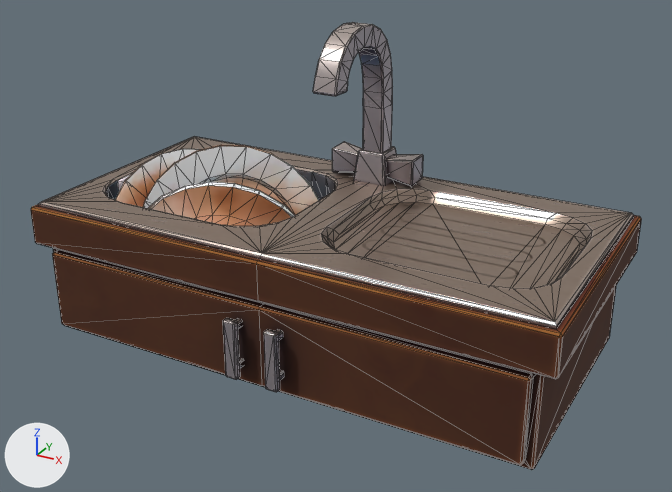
The glTF model public/overcooked/washSink.gltf: old version first, new version second.
Before and after are seen from a camera (50 mm lens) standing at (3.08, -5.47, 3.0) and looking at (0.12, -0.1, 0.31). Lighting does not change. The marker at lower left points along +X, +Y and +Z. Mesh edges are drawn as thin lines. Where no turn or scale is listed for an object, it has been applied to the vertices. Vertices at the same position are counted once.

Objects in the first picture: 'dirtyPlate1', 'dirtyPlate2', 'dirtyPlate3', 'washSink'.
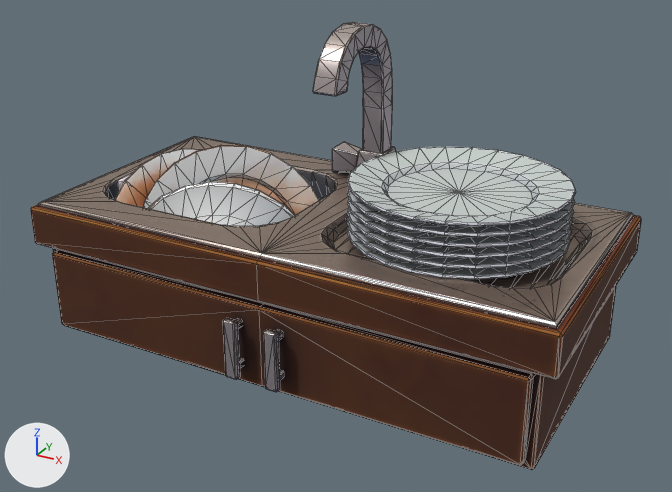
Where the change shows, as pixel boxes (x1, y1, x2, y2) in the pictures (672 x 492 px):
'group6', added: after (347, 147, 576, 226)
'group5', added: after (347, 189, 575, 237)
'group4', added: after (347, 198, 573, 247)
'group3', added: after (347, 207, 572, 258)
'group2', added: after (347, 217, 571, 269)
'group1', added: after (347, 226, 570, 279)
part 1 of me_dirtyplate_ncl1_2_001, surface changed (brown to grey): (149, 182, 295, 226) in both

Diff of the bpy script that builds the scene:
```diff
--- a/public/overcooked/washSink.gltf.py
+++ b/public/overcooked/washSink.gltf.py
@@ img_image_10 @@
+img_image_10 = load_image('Image_10', 'Image_10.png', 2048, 2048, 'Non-Color')
@@ img_image_9 @@
+img_image_9 = load_image('Image_9', 'Image_9.png', 2048, 2048, 'sRGB')
@@ mat_kitchen_utensils_007 @@
+mat_kitchen_utensils_007 = bpy.data.materials.new('Kitchen_Utensils.007')
+# uses the picture img_image_10
+# uses the picture img_image_9
@@ me_dirtyplate_ncl1_2_001 @@
 me_dirtyplate_ncl1_2_001.from_pydata(...)  # 132 vertices, 225 faces; spans x -0.703..0.647, y -0.282..0.42, z 0.033..0.761
 # used by ob_dirtyplate2; location = (-0.819, -0.207, -0.083)
+# me_dirtyplate_ncl1_2_001 part 1: texture (UV) coordinates of 225 of 225 faces, centred in x -0.683..0.639, y -0.274..0.394, z 0.109..0.752, changed; they spanned u 0.03..0.96, v 0.24..0.97 and now span u 0.06..0.99, v 0.02..0.97
 me_dirtyplate_ncl1_2_001.materials.append(mat_dirtyplate_001)
@@ me_plate6 @@
+me_plate6.from_pydata(...)  # 146 vertices, 288 faces; spans x -0.75..0.75, y -0.75..0.75, z -0.01..0.1
+me_plate6.materials.append(mat_kitchen_utensils_007)
@@ ob_group6 @@
+ob_group6 = bpy.data.objects.new('group6', me_plate6)
+ob_group6.location = (0.975, 0.061, 0.809)
@@ ob_group5 @@
+ob_group5 = bpy.data.objects.new('group5', me_plate6.copy())
+ob_group5.location = (0.975, 0.061, 0.739)
@@ ob_group4 @@
+ob_group4 = bpy.data.objects.new('group4', me_plate6.copy())
+ob_group4.location = (0.975, 0.061, 0.669)
@@ ob_group3 @@
+ob_group3 = bpy.data.objects.new('group3', me_plate6.copy())
+ob_group3.location = (0.975, 0.061, 0.599)
@@ ob_group2 @@
+ob_group2 = bpy.data.objects.new('group2', me_plate6.copy())
+ob_group2.location = (0.975, 0.061, 0.529)
@@ ob_group1 @@
+ob_group1 = bpy.data.objects.new('group1', me_plate6.copy())
+ob_group1.location = (0.975, 0.061, 0.459)
```
